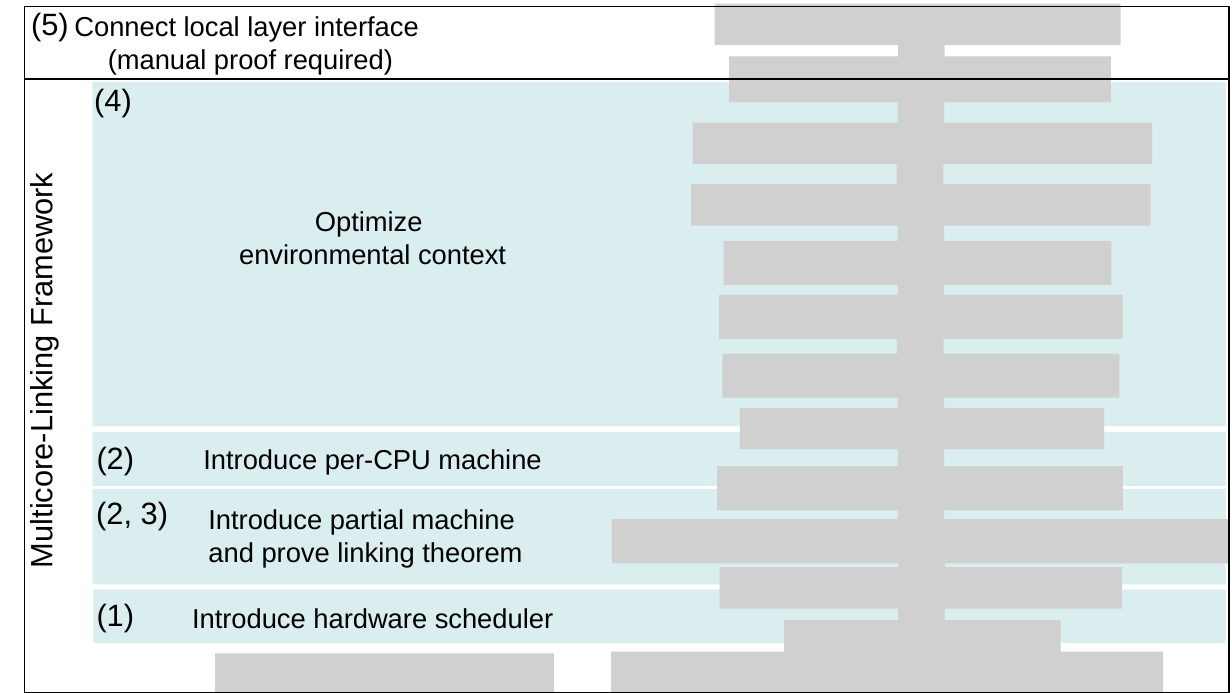
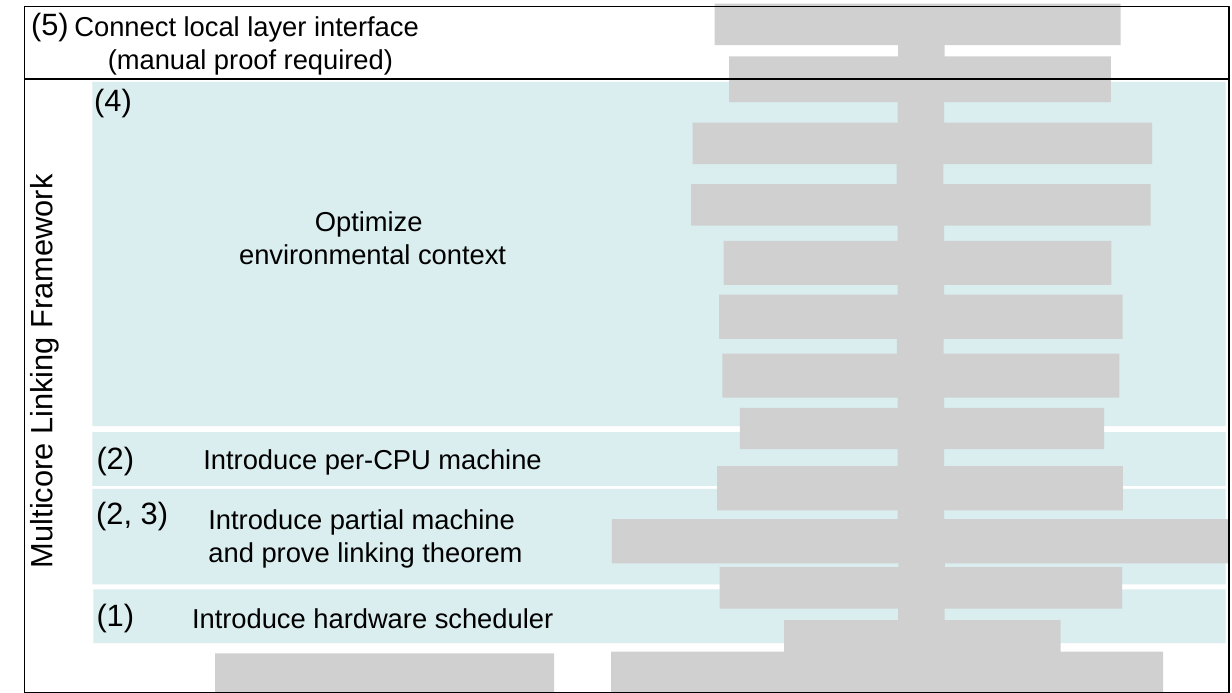
Before and after one commit to jieungkim/phd_thesis, a slide deck: slide 1 of figs/conlink/concurrent_linking.pptx. Drawn at 1232x693 pixels with LibreOffice and Linux fonts; fonts in the diff are those of the drawing; grey boxes stand for pictures. Boxes give left, top, right and bottom in pixels: in the first picture for what was removed or moved away, otherwise in the second. Text is boxed around its words. In the diff, an @@ line names an element or a change of style, - is before the commit and + after.

```diff
--- a/figs/conlink/concurrent_linking.pptx
+++ b/figs/conlink/concurrent_linking.pptx
@@ text at (24, 189, 58, 564): text changed @@
-Multicore-Linking Framework
+Multicore Linking Framework
```
Also in this commit, not shown: 1 other slide changed, 23 other files.
